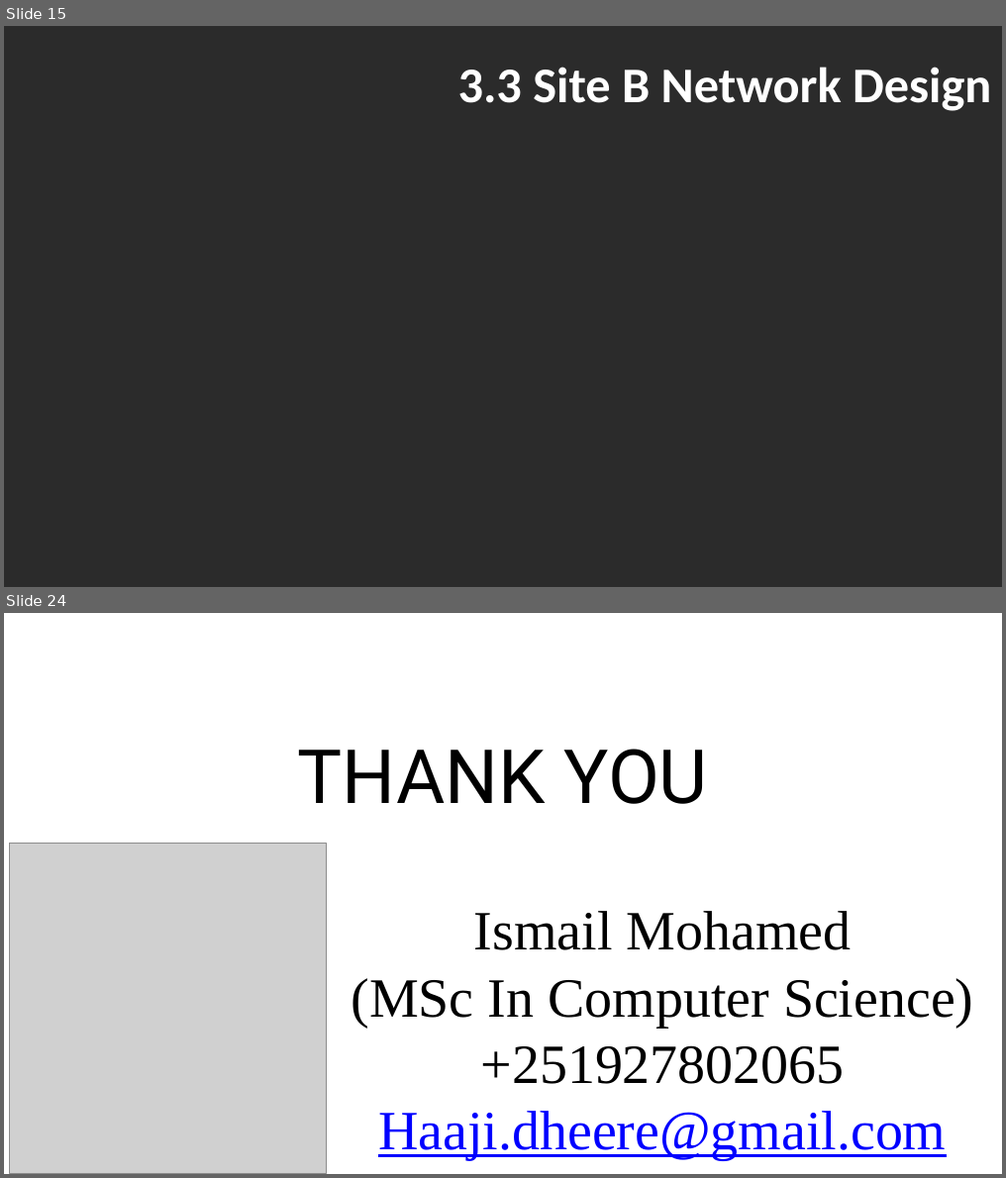
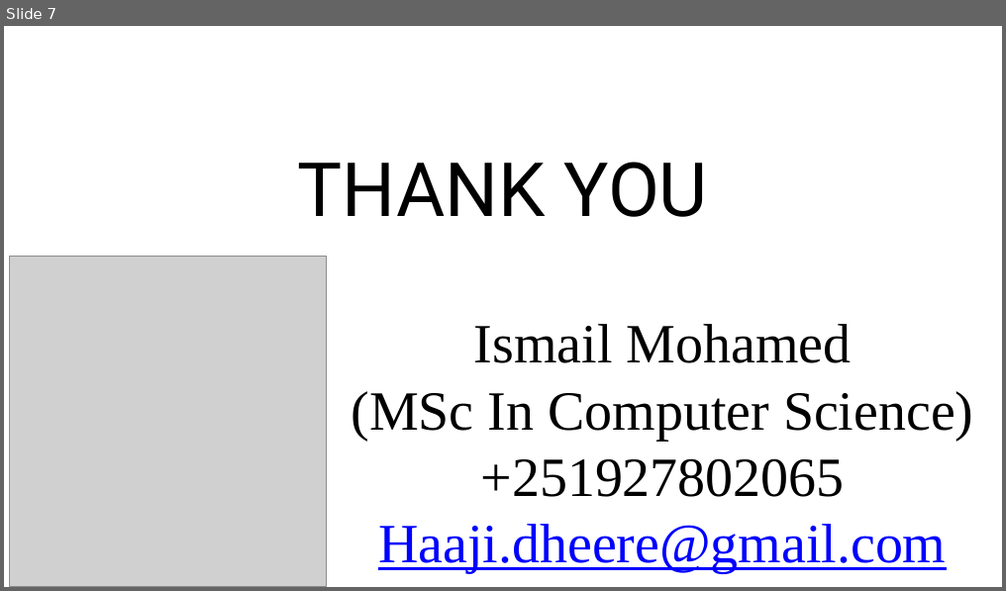
Before and after one commit to macaanto14/predicting-bank_credit_risk, a slide deck: Group 6.pptx. Shown one above the other, each under a label of ours: slides 15 and 24 before the commit, slide 7 after it; the slides between them are not shown. The pictures are 1006x1178 and 1006x591 pixels, drawn with LibreOffice and Linux fonts; fonts in the diff are those of the drawing; grey boxes stand for pictures; background and template pictures are left out; a plain dark background stands for a picture behind light text. Boxes give left, top, right and bottom in pixels: in the first picture for what was removed or moved away, otherwise in the second. Text is boxed around its words. In the diff, an @@ line names an element or a change of style, - is before the commit and + after.

```diff
--- a/Group 6.pptx
+++ b/Group 6.pptx
@@ slide 15 removed at (x1=4, y1=26, x2=1002, y2=587), background picture (left out) @@
@@ title removed at (x1=458, y1=67, x2=991, y2=111) @@
-3.3 Site B Network Design
@@ what was slide 24 is now slide 7 @@
```
Also in this commit, not shown: 6 slides added, 22 other slides removed, 4 other files.
